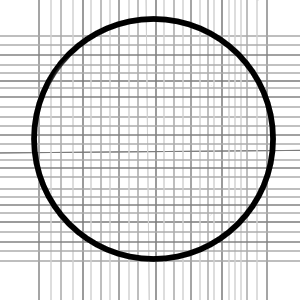
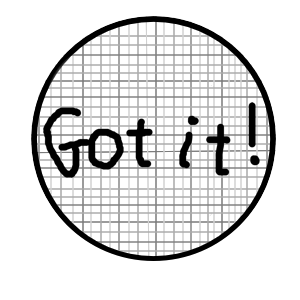
Before/after of a 300x300 layered artwork. What changed in the layer stack:
added layer "Paint Layer 5 (pasted)" above "Paint Layer 6 Merged" over left=0, top=0, right=300, bottom=300
hid "Paint Layer 6 Merged", painted on it over left=0, top=0, right=300, bottom=300
